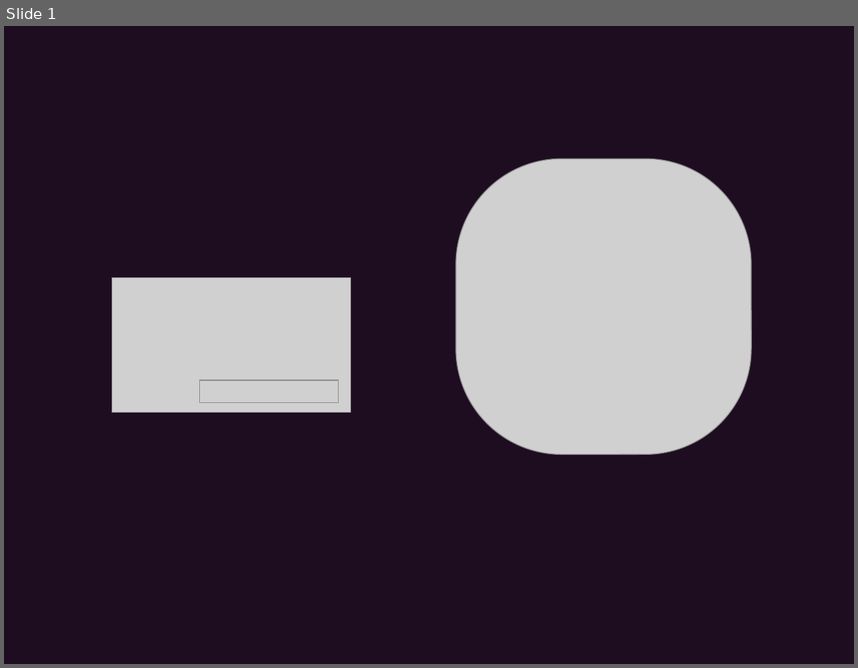
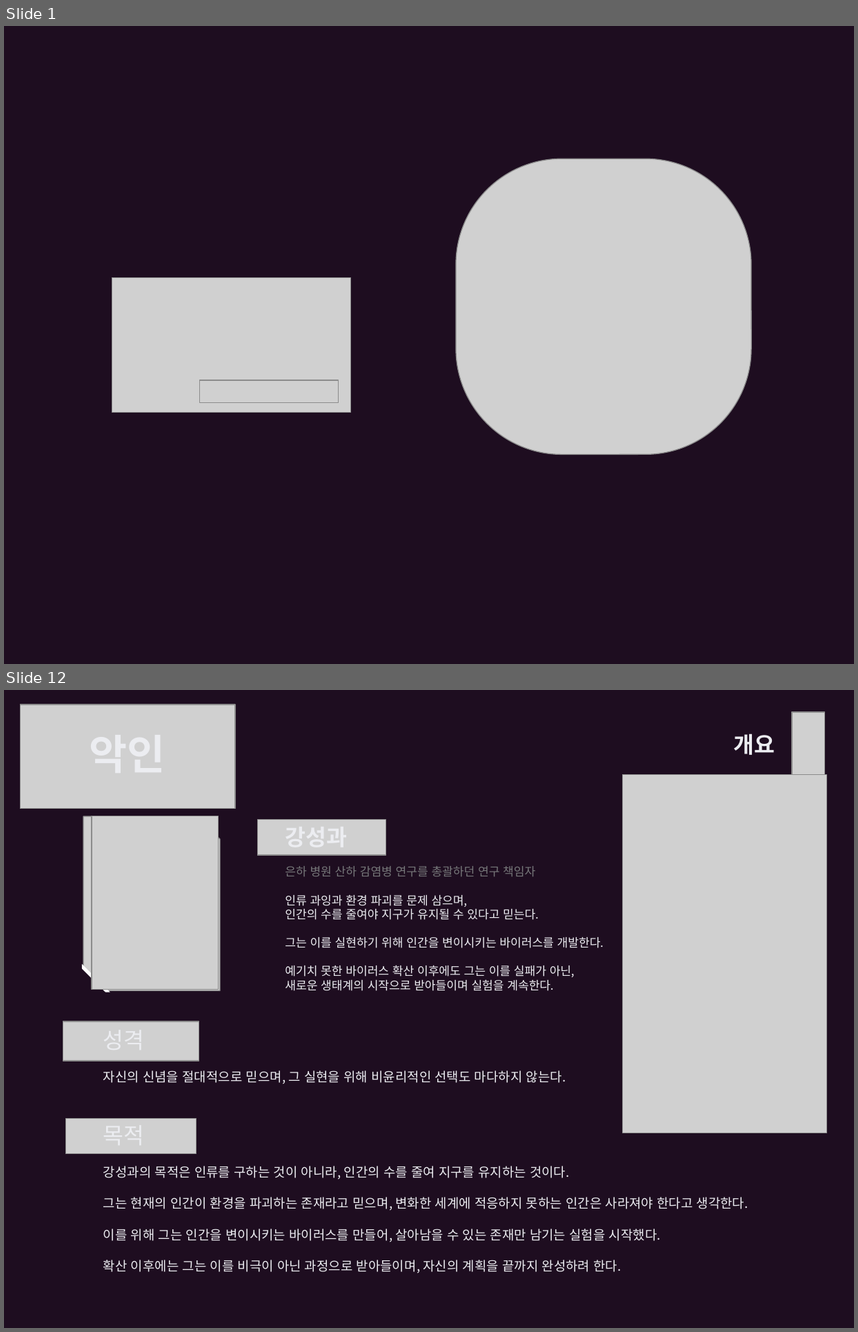
Before and after one commit to ysooj/Gihoek, a slide deck: reference_copying.pptx. Shown one above the other, each under a label of ours: slide 1 before the commit, slides 1 and 12 after it; the slides between them are not shown. The pictures are 858x668 and 858x1332 pixels, drawn with LibreOffice and Linux fonts; fonts in the diff are those of the drawing; grey boxes stand for pictures. Boxes give left, top, right and bottom in pixels: in the first picture for what was removed or moved away, otherwise in the second. Text is boxed around its words. In the diff, an @@ line names an element or a change of style, - is before the commit and + after.

```diff
--- a/reference_copying.pptx
+++ b/reference_copying.pptx
@@ slide 12 added at bbox=[4, 690, 854, 1328], background #1E0D20 @@
@@ picture added at bbox=[20, 704, 235, 808] @@
@@ picture added at bbox=[792, 712, 825, 775] @@
@@ text added at bbox=[734, 733, 775, 755], 19 pt, text #ECEDF1, bold @@
+개요
@@ picture added at bbox=[623, 775, 827, 1133] @@
@@ picture added at bbox=[83, 816, 220, 990] @@
@@ picture added at bbox=[92, 816, 218, 989] @@
@@ picture added at bbox=[257, 819, 386, 855] @@
@@ text added at bbox=[285, 866, 604, 991], 10 pt, text #ECEDF1 @@
+강성과
+은하 병원 산하 감염병 연구를 총괄하던 연구 책임자
+인류 과잉과 환경 파괴를 문제 삼으며,
+인간의 수를 줄여야 지구가 유지될 수 있다고 믿는다.
+그는 이를 실현하기 위해 인간을 변이시키는 바이러스를 개발한다.
+예기치 못한 바이러스 확산 이후에도 그는 이를 실패가 아닌,
+새로운 생태계의 시작으로 받아들이며 실험을 계속한다.
@@ right triangle added at bbox=[81, 967, 119, 1005], fill #1E0D20 @@
@@ right triangle added at bbox=[82, 964, 110, 992], fill #FFFFFF @@
@@ picture added at bbox=[63, 1021, 199, 1061] @@
@@ text added at bbox=[103, 1070, 566, 1084], 11 pt, text #ECEDF1 @@
+성격
+자신의 신념을 절대적으로 믿으며, 그 실현을 위해 비윤리적인 선택도 마다하지 않는다.
@@ picture added at bbox=[65, 1118, 195, 1153] @@
@@ text added at bbox=[103, 1118, 749, 1273], 11 pt, text #ECEDF1 @@
+목적
+강성과의 목적은 인류를 구하는 것이 아니라, 인간의 수를 줄여 지구를 유지하는 것이다.
+그는 현재의 인간이 환경을 파괴하는 존재라고 믿으며, 변화한 세계에 적응하지 못하는 인간은 사라져야 한다고 생각한다.
+이를 위해 그는 인간을 변이시키는 바이러스를 만들어, 살아남을 수 있는 존재만 남기는 실험을 시작했다.
+확산 이후에는 그는 이를 비극이 아닌 과정으로 받아들이며, 자신의 계획을 끝까지 완성하려 한다.
```
Also in this commit, not shown: 8 slides changed, 7 other slides added, 4 slides removed, 55 other files.
